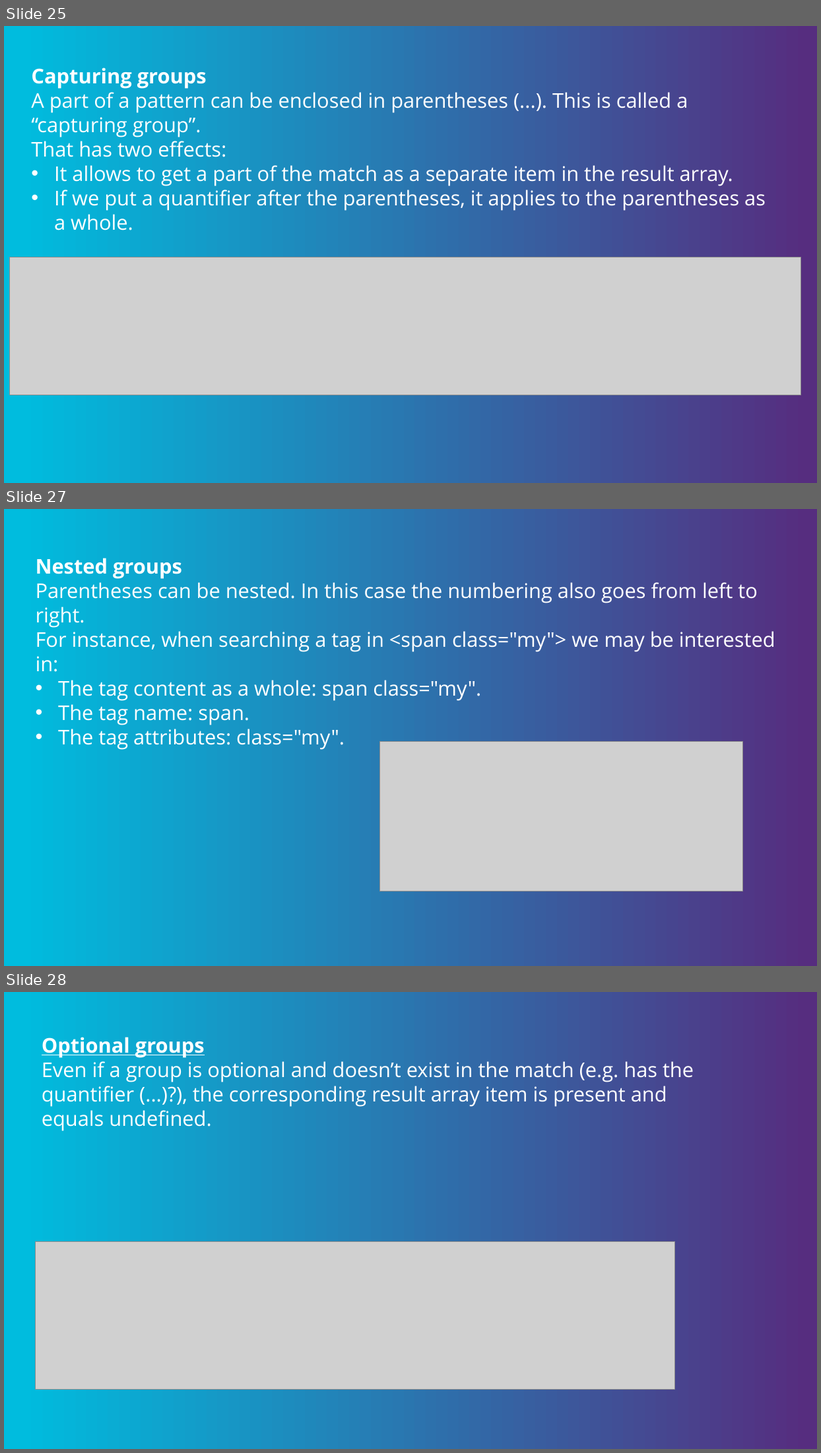
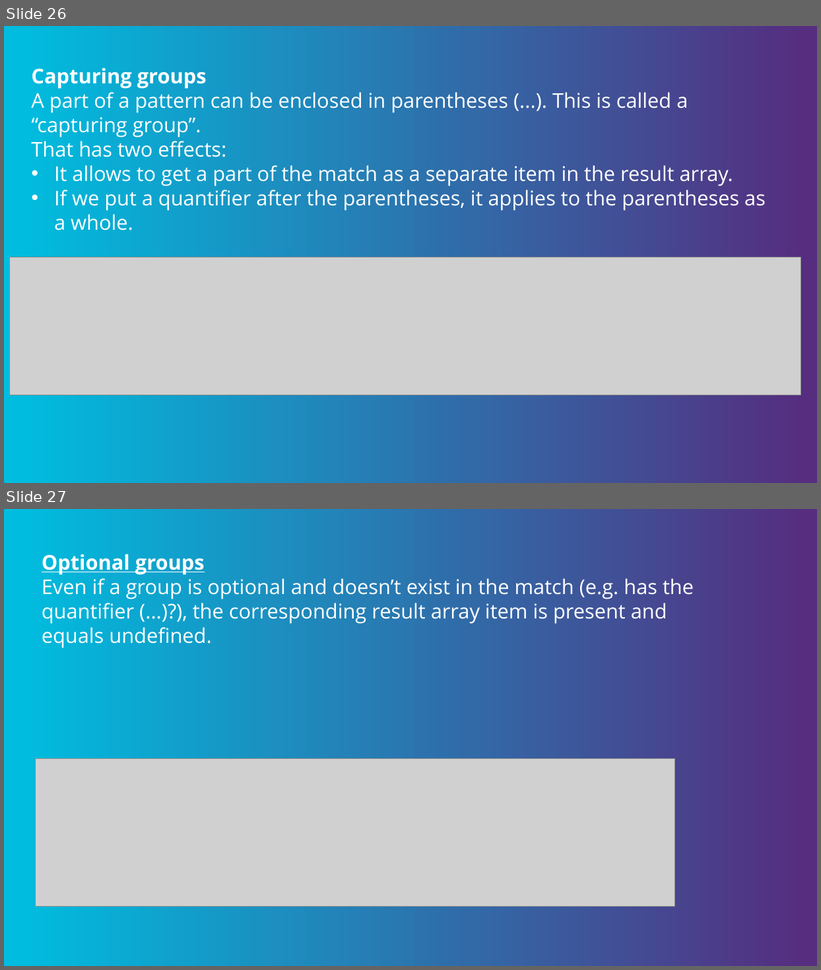
Before and after one commit to skrebetsnataliia/presentations, a slide deck: RegularExpressions.pptx. Shown one above the other, each under a label of ours: slides 25, 27 and 28 before the commit, slides 26 and 27 after it; the slides between them are not shown. The pictures are 821x1453 and 821x970 pixels, drawn with LibreOffice and Linux fonts; fonts in the diff are those of the drawing; grey boxes stand for pictures; background and template pictures are left out. Boxes give left, top, right and bottom in pixels: in the first picture for what was removed or moved away, otherwise in the second. Text is boxed around its words. In the diff, an @@ line names an element or a change of style, - is before the commit and + after.

```diff
--- a/RegularExpressions.pptx
+++ b/RegularExpressions.pptx
@@ slide 27 removed at (4, 509, 817, 966), background gradient #562D7F to #00BCDE @@
@@ text removed at (36, 558, 776, 750) @@
-Nested groups
-Parentheses can be nested. In this case the numbering also goes from left to right.
-For instance, when searching a tag in <span class="my"> we may be interested in:
-• The tag content as a whole: span class="my".
-• The tag name: span.
-• The tag attributes: class="my".
@@ picture removed at (380, 741, 743, 891) @@
@@ what was slide 25 is now slide 26 @@
@@ what was slide 28 is now slide 27 @@
```
Also in this commit, not shown: 6 slides changed, 2 slides added, 3 other slides removed, 1 other file.
